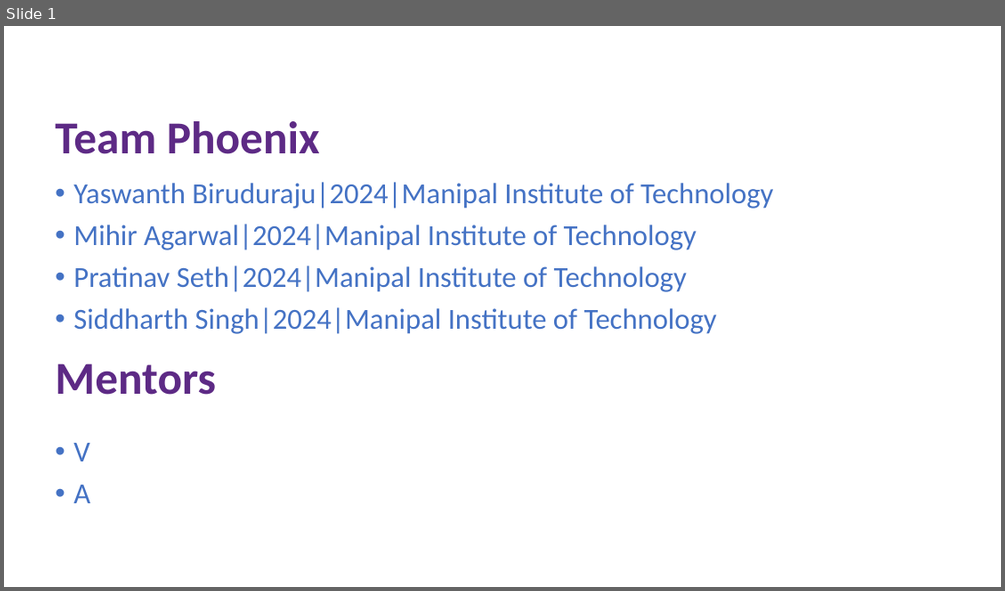
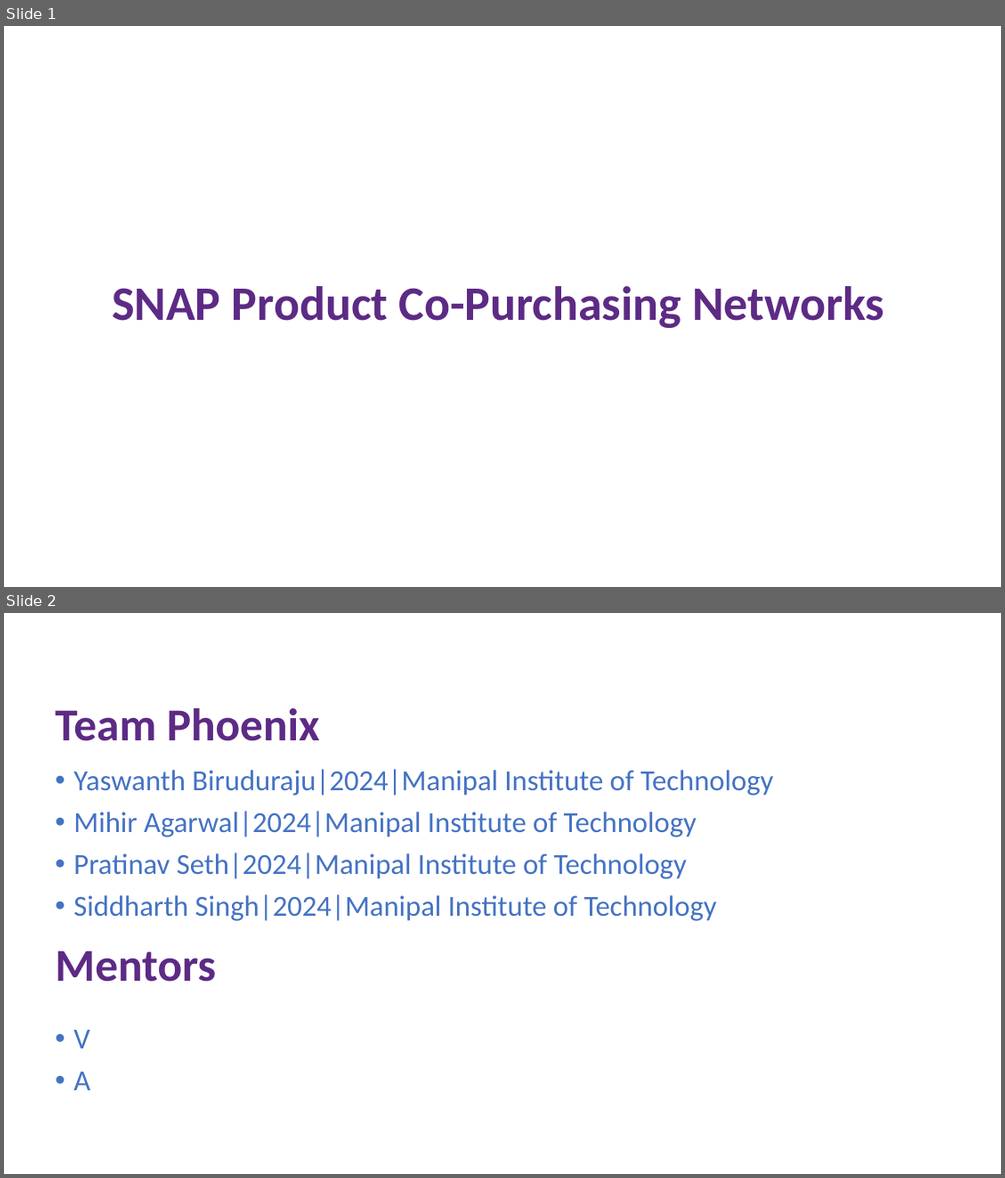
Before and after one commit to HackRx3/PS2_Team_Phoenix, a slide deck: FINAL_DECK_PHOENIX.pptx. Shown one above the other, each under a label of ours: slide 1 before the commit, slides 1 and 2 after it. The pictures are 1005x591 and 1005x1178 pixels, drawn with LibreOffice and Linux fonts; fonts in the diff are those of the drawing; background and template pictures are left out. Boxes give left, top, right and bottom in pixels: in the first picture for what was removed or moved away, otherwise in the second. Text is boxed around its words. In the diff, an @@ line names an element or a change of style, - is before the commit and + after.

```diff
--- a/FINAL_DECK_PHOENIX.pptx
+++ b/FINAL_DECK_PHOENIX.pptx
@@ slide 1 added at [4,26,1001,587], background picture (left out) @@
@@ text added at [112,286,884,328], 46.3 pt, text #5D2A85, bold @@
+SNAP Product Co-Purchasing Networks
@@ what was slide 1 is now slide 2 @@
```
Also in this commit, not shown: 1 slide changed.
